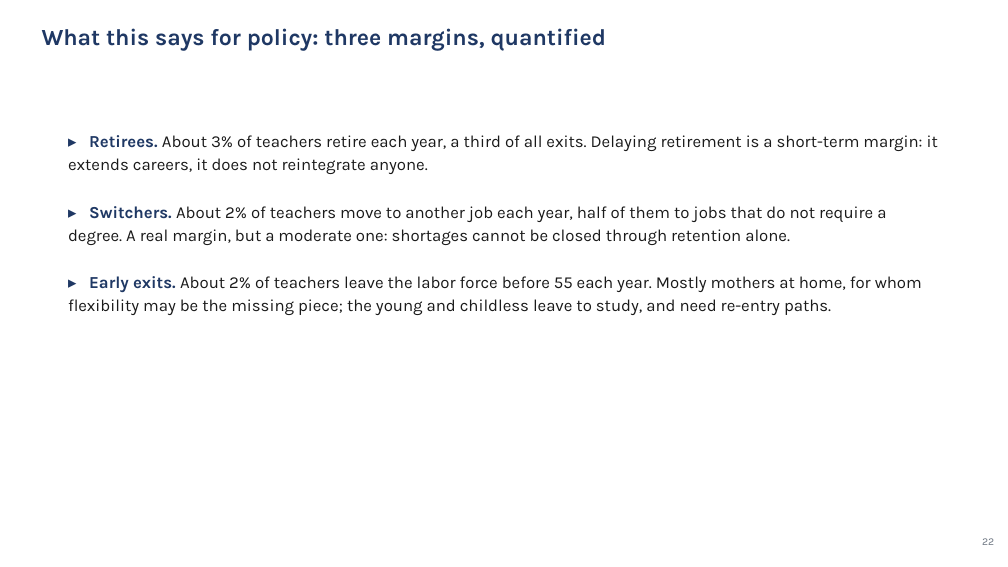
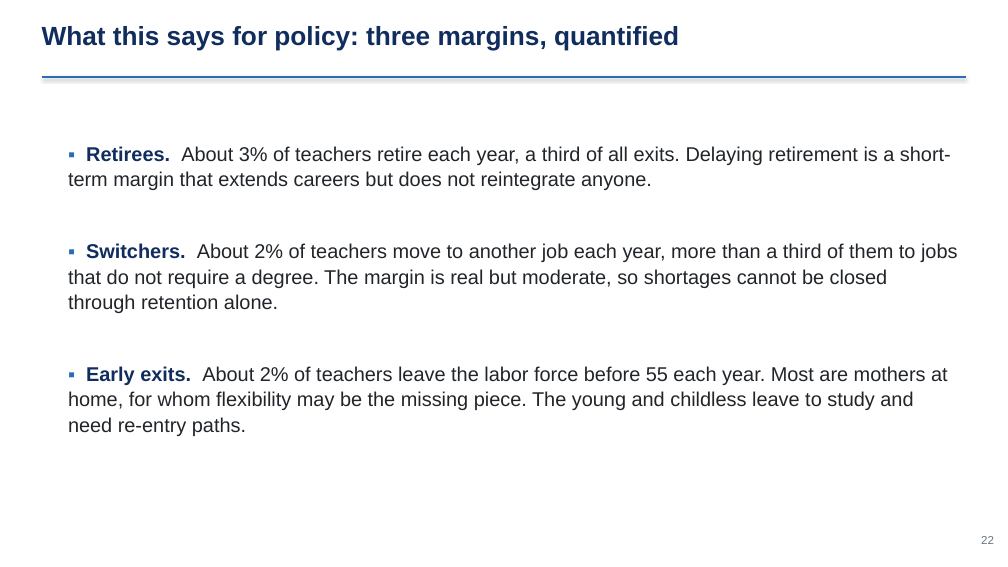
Before and after one commit to jedr1-ship-it/Alternative-Pathways----Quant, a slide deck: slide 22 of report/data_cluster/Proyect_US_cluster.pptx. Drawn at 1008x567 pixels with LibreOffice and Linux fonts; fonts in the diff are those of the drawing. Boxes give left, top, right and bottom in pixels: in the first picture for what was removed or moved away, otherwise in the second. Text is boxed around its words. In the diff, an @@ line names an element or a change of style, - is before the commit and + after.

```diff
--- a/report/data_cluster/Proyect_US_cluster.pptx
+++ b/report/data_cluster/Proyect_US_cluster.pptx
@@ text "What this says for policy: ..." at (x1=42, y1=26, x2=679, y2=51): size 22 to 25 pt, font Karla to Arial, text colour #1F3864 to #102D5E @@
@@ line added from (42, 77) to (966, 77), #2D6CB5 2.2 pt @@
@@ text at (x1=68, y1=146, x2=958, y2=436): text changed; size 16 to 19 pt; font Karla to Arial; text colour #1A1A1A to #212529 @@
-▸ Retirees. About 3% of teachers retire each year, a third of all exits. Delaying retirement is a short-term margin: it extends careers, it does not reintegrate anyone.
-▸ Switchers. About 2% of teachers move to another job each year, half of them to jobs that do not require a degree. A real margin, but a moderate one: shortages cannot be closed through retention alone.
-▸ Early exits. About 2% of teachers leave the labor force before 55 each year. Mostly mothers at home, for whom flexibility may be the missing piece; the young and childless leave to study, and need re-entry paths.
+▪ Retirees. About 3% of teachers retire each year, a third of all exits. Delaying retirement is a short-term margin that extends careers but does not reintegrate anyone.
+▪ Switchers. About 2% of teachers move to another job each year, more than a third of them to jobs that do not require a degree. The margin is real but moderate, so shortages cannot be closed through retention alone.
+▪ Early exits. About 2% of teachers leave the labor force before 55 each year. Most are mothers at home, for whom flexibility may be the missing piece. The young and childless leave to study and need re-entry paths.
@@ text "22" at (x1=981, y1=536, x2=994, y2=544): size 10 to 11 pt, font Karla to Arial @@
```
Also in this commit, not shown: 45 other slides changed, 2 slides added, 1 slide removed, 18 other files.
